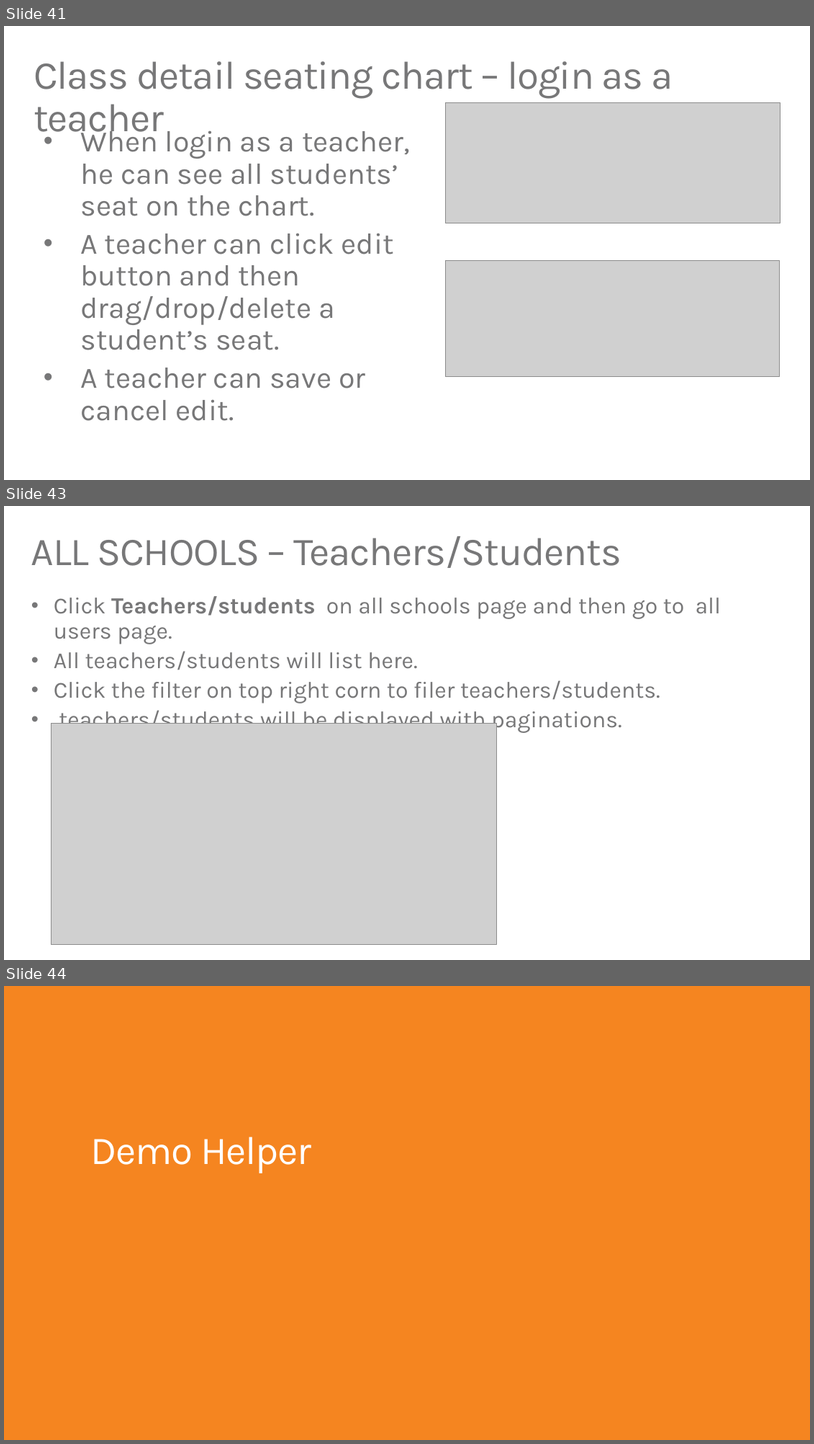
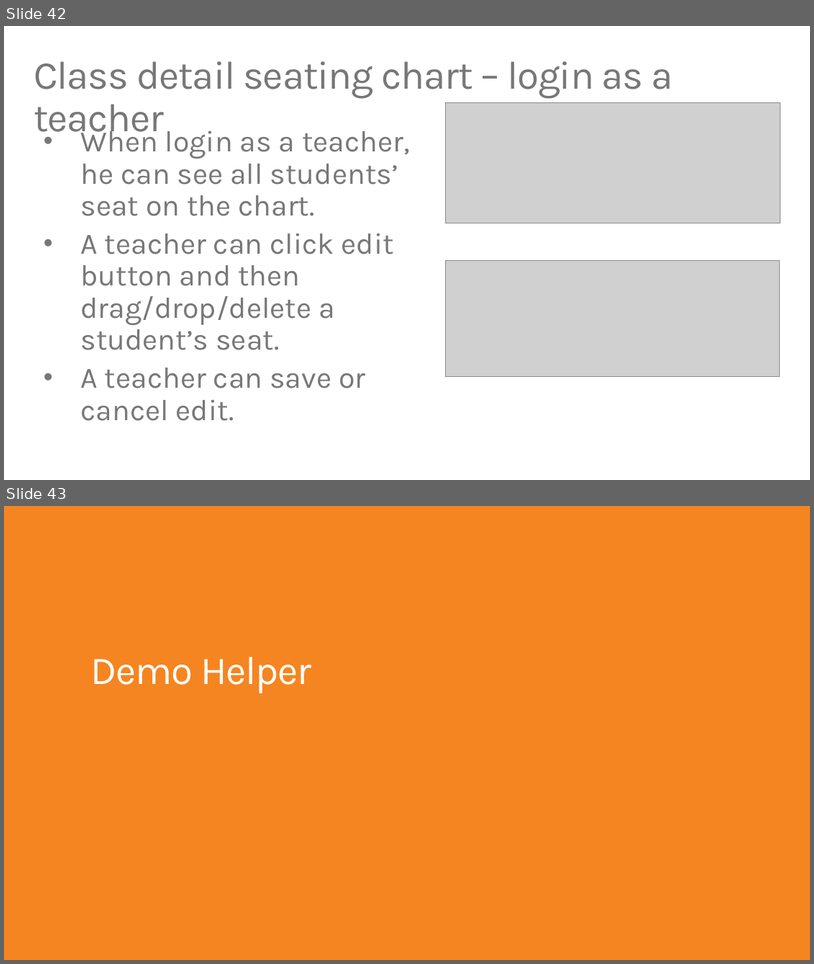
Before and after one commit to TylerLu/O365-EDU-PHP-Samples, a slide deck: EDU GRAPH-API Demo Script.pptx. Shown one above the other, each under a label of ours: slides 41, 43 and 44 before the commit, slides 42 and 43 after it; the slides between them are not shown. The pictures are 814x1444 and 814x964 pixels, drawn with LibreOffice and Linux fonts; fonts in the diff are those of the drawing; grey boxes stand for pictures. Boxes give left, top, right and bottom in pixels: in the first picture for what was removed or moved away, otherwise in the second. Text is boxed around its words. In the diff, an @@ line names an element or a change of style, - is before the commit and + after.

```diff
--- a/EDU GRAPH-API Demo Script.pptx
+++ b/EDU GRAPH-API Demo Script.pptx
@@ slide 43 removed at (4, 506, 810, 960), background #FFFFFF @@
@@ title removed at (31, 536, 622, 568) @@
-ALL SCHOOLS – Teachers/Students
@@ text removed at (54, 596, 722, 733) @@
-• Click Teachers/students on all schools page and then go to all users page.
-• All teachers/students will list here.
-• Click the filter on top right corn to filer teachers/students.
-• teachers/students will be displayed with paginations.
@@ picture removed at (52, 723, 496, 944) @@
@@ what was slide 41 is now slide 42 @@
@@ what was slide 44 is now slide 43 @@
```
Also in this commit, not shown: 6 slides changed, 1 slide added, 1 other slide removed, 54 other files.
